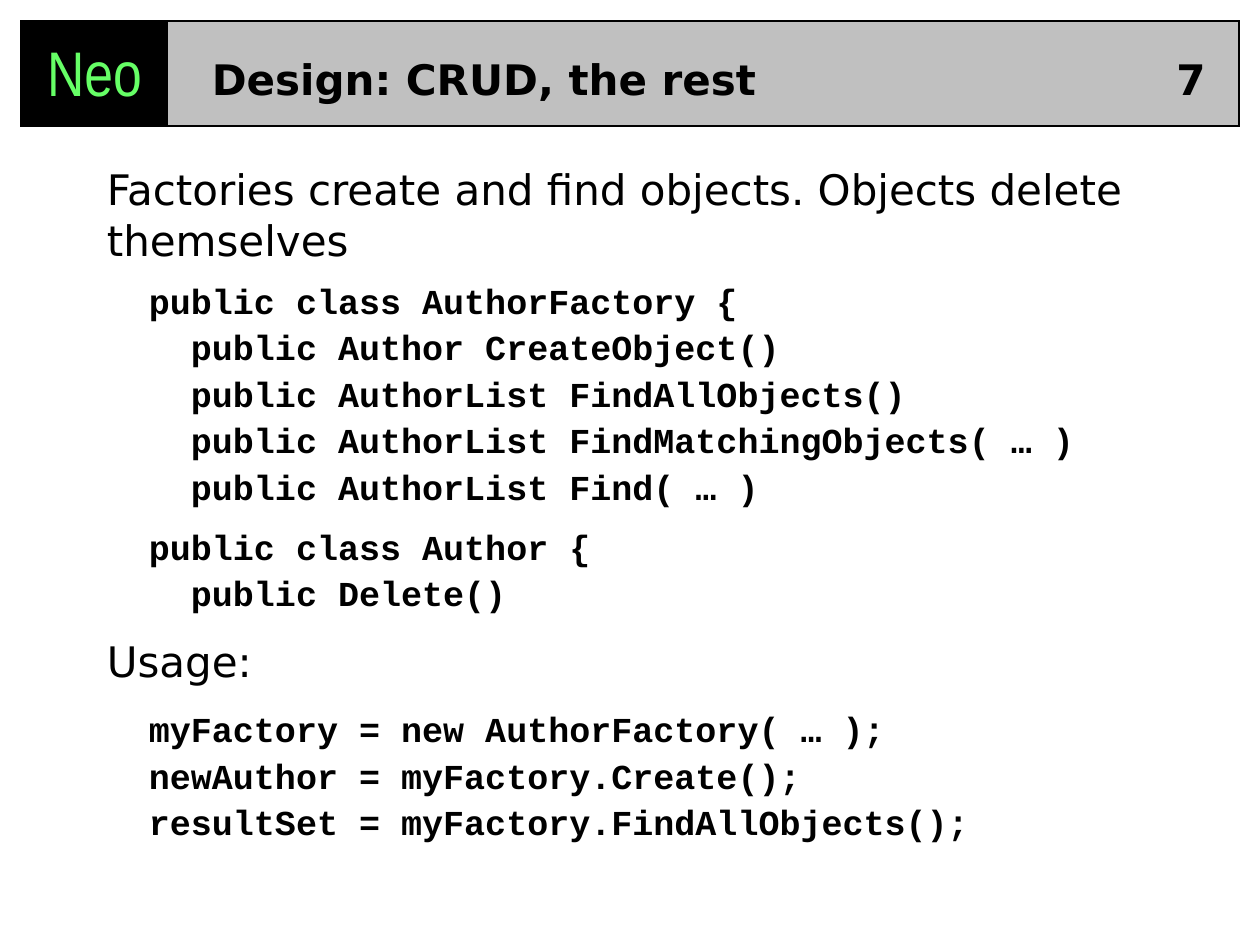
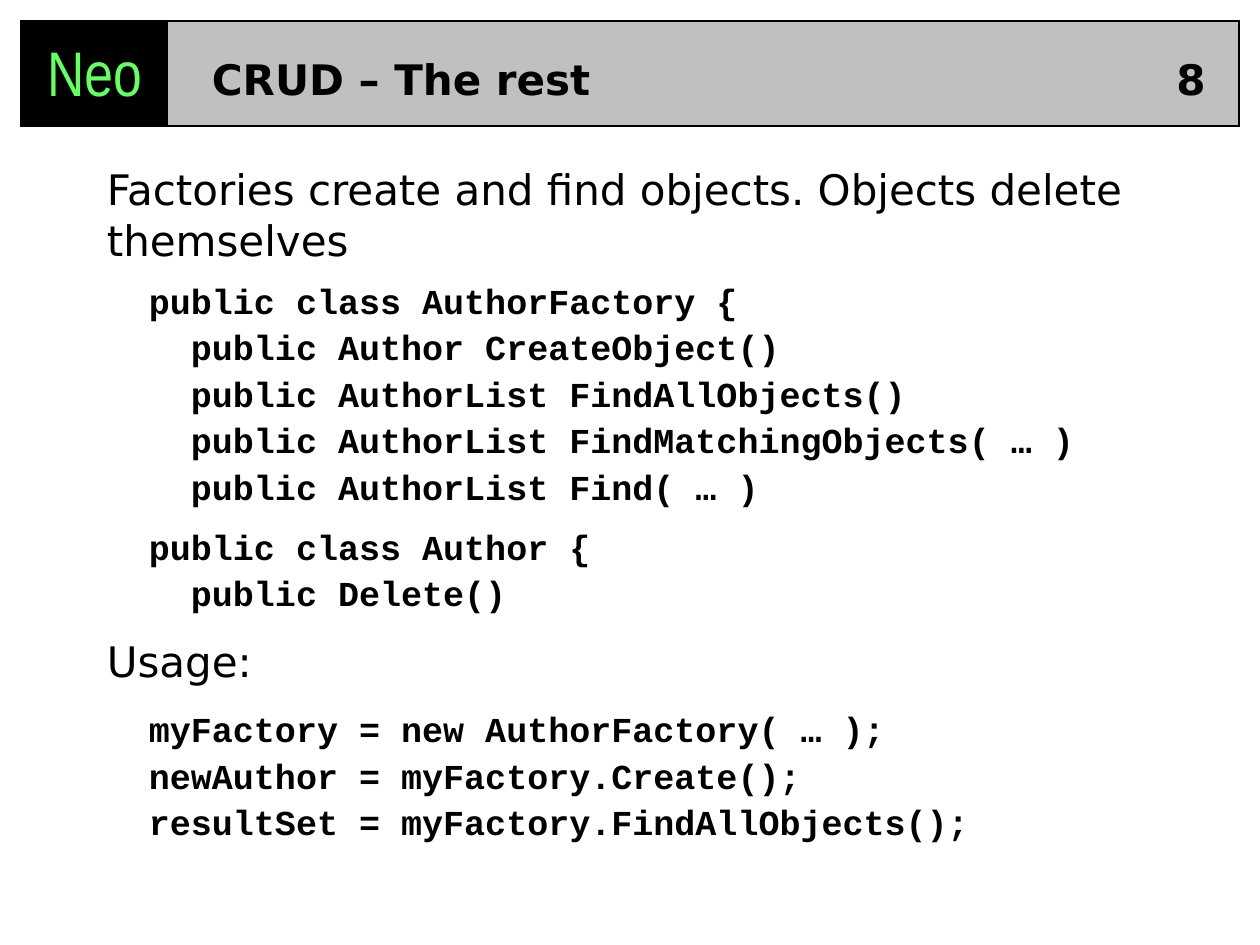
Before and after one commit to codehaus/neo, a slide deck: slide 8 of neo/docs/Neo_DesignGoals.ppt (slide 7 before the commit). Drawn at 1260x945 pixels with LibreOffice and Linux fonts; fonts in the diff are those of the drawing. Boxes give left, top, right and bottom in pixels: in the first picture for what was removed or moved away, otherwise in the second. Text is boxed around its words. In the diff, an @@ line names an element or a change of style, - is before the commit and + after.

```diff
--- a/neo/docs/Neo_DesignGoals.ppt
+++ b/neo/docs/Neo_DesignGoals.ppt
@@ title at [212, 63, 590, 96]: text changed @@
-Design: CRUD, the rest
+CRUD – The rest
@@ page number at [1176, 64, 1205, 96]: text changed @@
-7
+8
```
Also in this commit, not shown: 12 other slides changed, 1 slide added, 5 other files.
